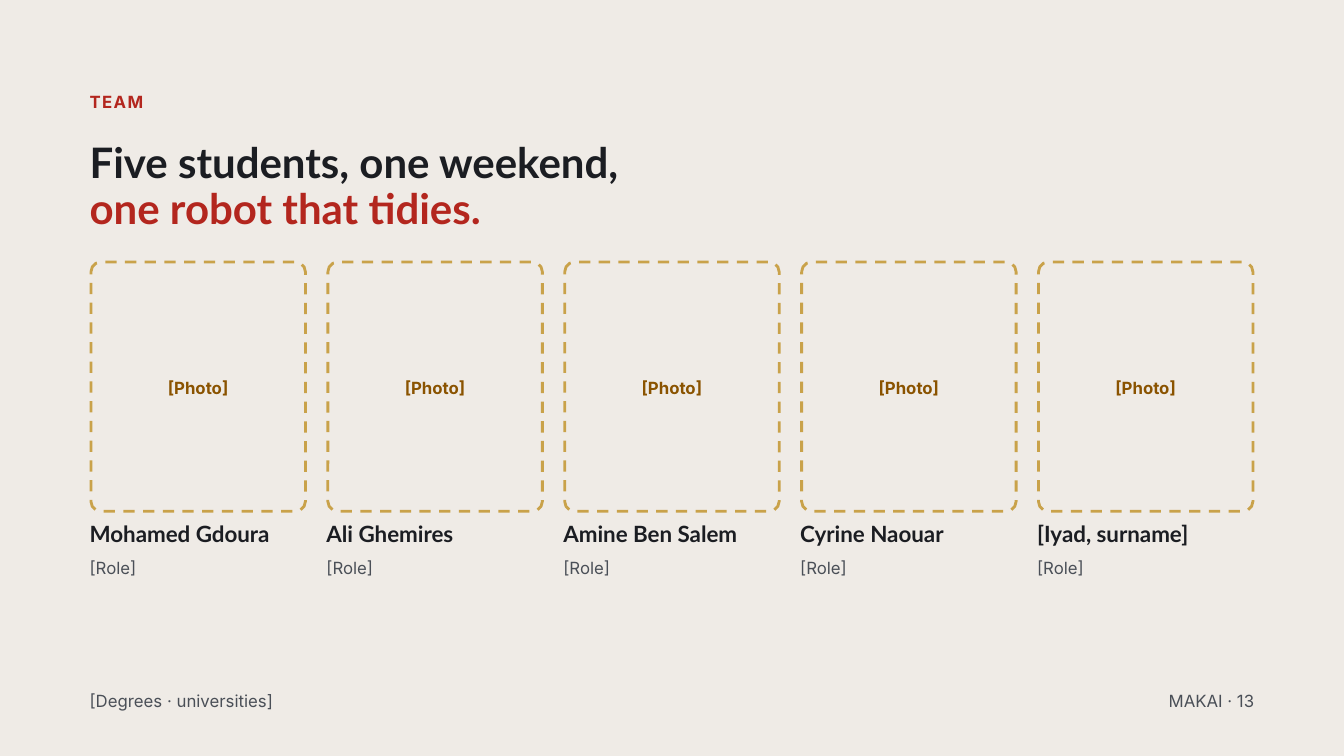
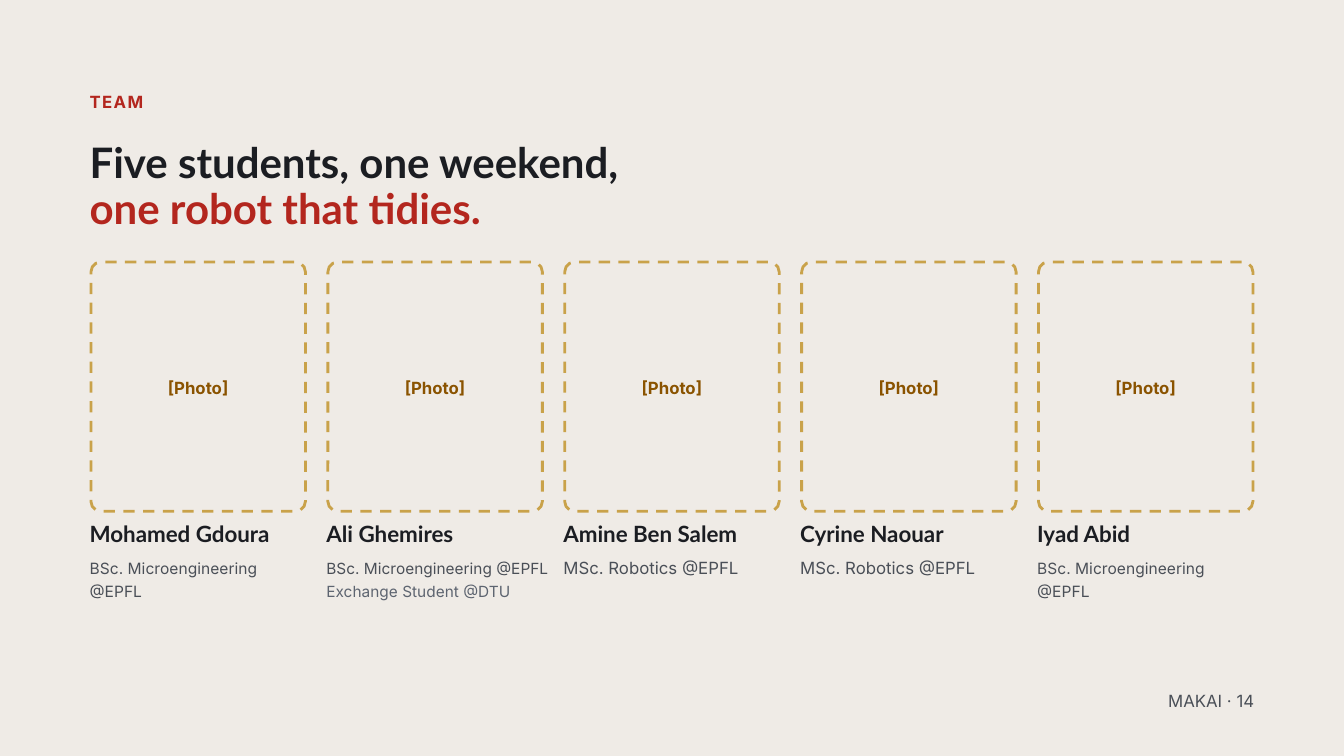
Before and after one commit to AliGhemires/MAKAI, a slide deck: slide 13 of MAKAI pitch.pptx (slide 12 before the commit). Drawn at 1344x756 pixels with LibreOffice and Linux fonts; fonts in the diff are those of the drawing. Boxes give left, top, right and bottom in pixels: in the first picture for what was removed or moved away, otherwise in the second. Text is boxed around its words. In the diff, an @@ line names an element or a change of style, - is before the commit and + after.

```diff
--- a/MAKAI pitch.pptx
+++ b/MAKAI pitch.pptx
@@ text at (1037,525,1131,546): text changed @@
-[Iyad, surname]
+Iyad Abid
@@ text at (90,562,257,599): text changed; size 12 to 11.1 pt @@
-[Role]
+BSc. Microengineering @EPFL
@@ text at (326,561,548,601): text changed; size 12 to 11 pt @@
-[Role]
+BSc. Microengineering @EPFL
+Exchange Student @DTU
@@ text at (563,560,738,576): text changed @@
-[Role]
+MSc. Robotics @EPFL
@@ text at (800,560,975,576): text changed @@
-[Role]
+MSc. Robotics @EPFL
@@ text at (1037,562,1204,599): text changed; size 12 to 11.1 pt @@
-[Role]
+BSc. Microengineering @EPFL
@@ text removed at (90,694,273,711) @@
-[Degrees · universities]
@@ text at (1168,695,1255,707): text changed @@
-MAKAI · 13
+MAKAI · 14
```
Also in this commit, not shown: 6 other slides changed, 1 slide added, 7 other files.
